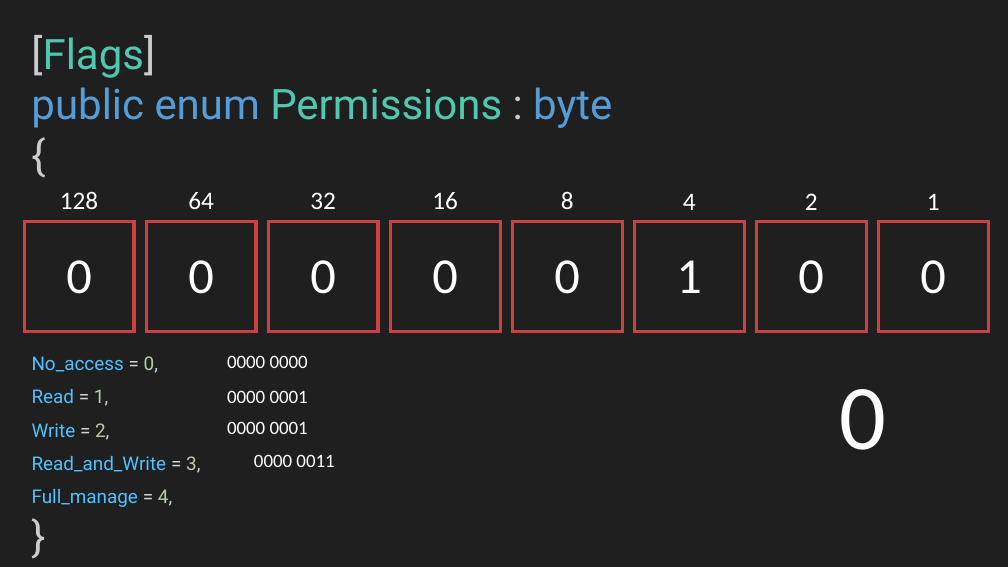
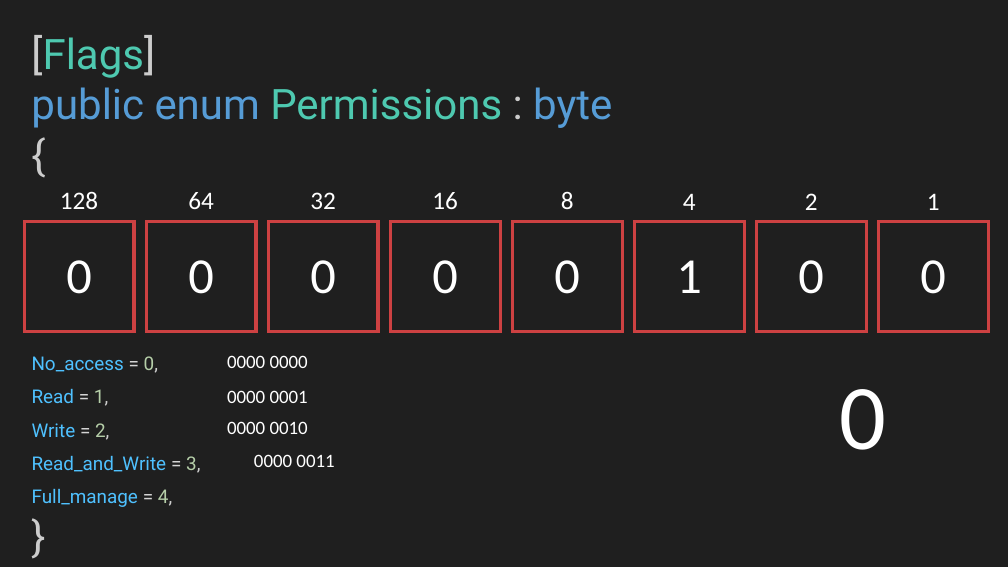
Before and after one commit to GordonBeeming-Content/20240130-csharp, a slide deck: slide 6 of explain-permissions.pptx. Drawn at 1008x567 pixels with LibreOffice and Linux fonts; fonts in the diff are those of the drawing. Boxes give left, top, right and bottom in pixels: in the first picture for what was removed or moved away, otherwise in the second. Text is boxed around its words. In the diff, an @@ line names an element or a change of style, - is before the commit and + after.

Commit message:
update to pptx

```diff
--- a/explain-permissions.pptx
+++ b/explain-permissions.pptx
@@ text at (227,421,308,434): text changed @@
-0000 0001
+0000 0010
```
Also in this commit, not shown: 3 other slides changed.
